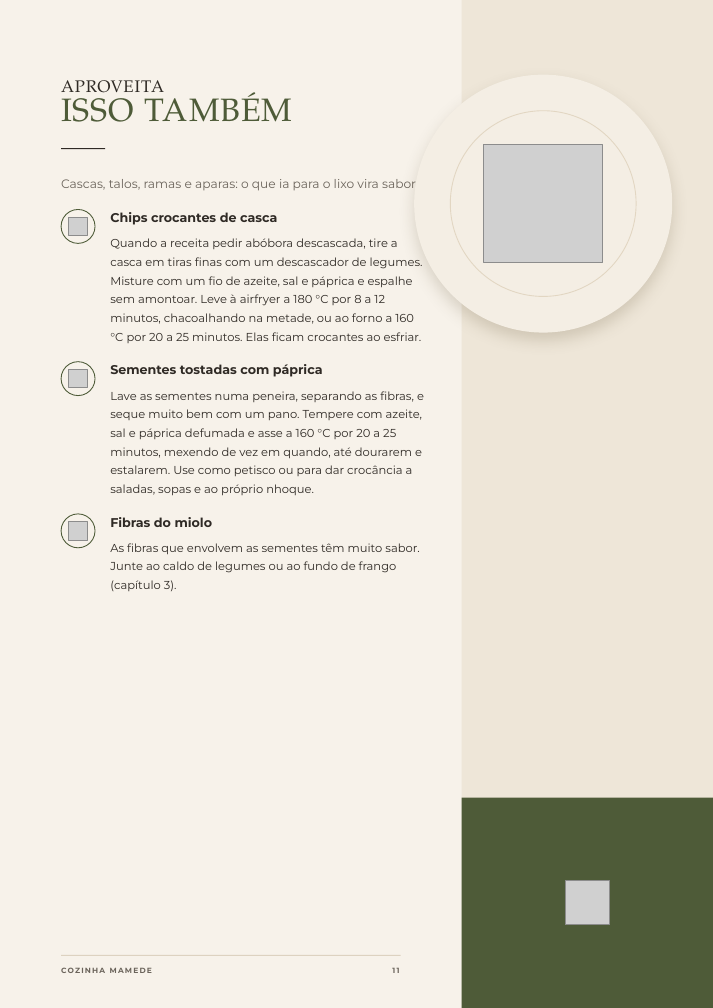
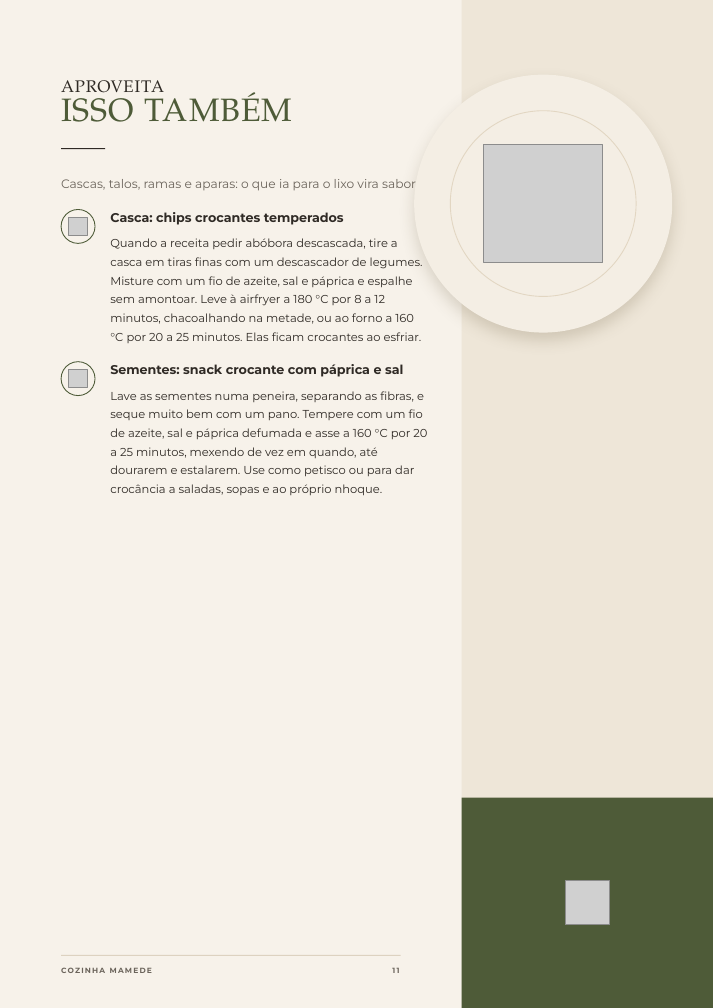
Before and after one commit to monelleayabamensah-hub/ebook-receitas, a slide deck: slide 11 of Cozinha-Mamede-Canva.pptx. Drawn at 713x1008 pixels with LibreOffice and Linux fonts; fonts in the diff are those of the drawing; grey boxes stand for pictures. Boxes give left, top, right and bottom in pixels: in the first picture for what was removed or moved away, otherwise in the second. Text is boxed around its words. In the diff, an @@ line names an element or a change of style, - is before the commit and + after.

```diff
--- a/Cozinha-Mamede-Canva.pptx
+++ b/Cozinha-Mamede-Canva.pptx
@@ text at box(110, 212, 344, 225): text changed @@
-Chips crocantes de casca
+Casca: chips crocantes temperados
@@ text at box(110, 364, 403, 377): text changed @@
-Sementes tostadas com páprica
+Sementes: snack crocante com páprica e sal
@@ text at box(110, 391, 427, 495): text changed @@
-Lave as sementes numa peneira, separando as fibras, e seque muito bem com um pano. Tempere com azeite, sal e páprica defumada e asse a 160 °C por 20 a 25 minutos, mexendo de vez em quando, até dourarem e estalarem. Use como petisco ou para dar crocância a saladas, sopas e ao próprio nhoque.
+Lave as sementes numa peneira, separando as fibras, e seque muito bem com um pano. Tempere com um fio de azeite, sal e páprica defumada e asse a 160 °C por 20 a 25 minutos, mexendo de vez em quando, até dourarem e estalarem. Use como petisco ou para dar crocância a saladas, sopas e ao próprio nhoque.
@@ rounded rectangle removed at box(61, 514, 95, 547) @@
@@ picture removed at box(69, 522, 88, 541) @@
@@ text removed at box(110, 517, 213, 527) @@
-Fibras do miolo
@@ text removed at box(110, 543, 419, 591) @@
-As fibras que envolvem as sementes têm muito sabor. Junte ao caldo de legumes ou ao fundo de frango (capítulo 3).
```
Also in this commit, not shown: 25 other slides changed, 5 other files.
